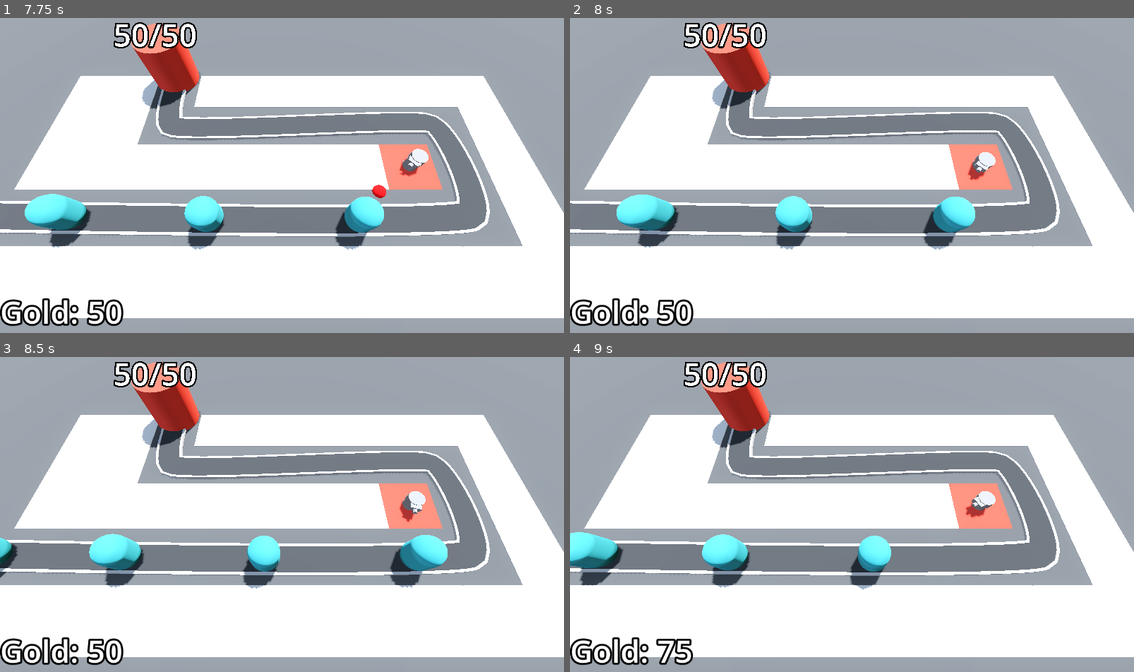
Above: before the commit, frames 1-4 (two rows, left to right).
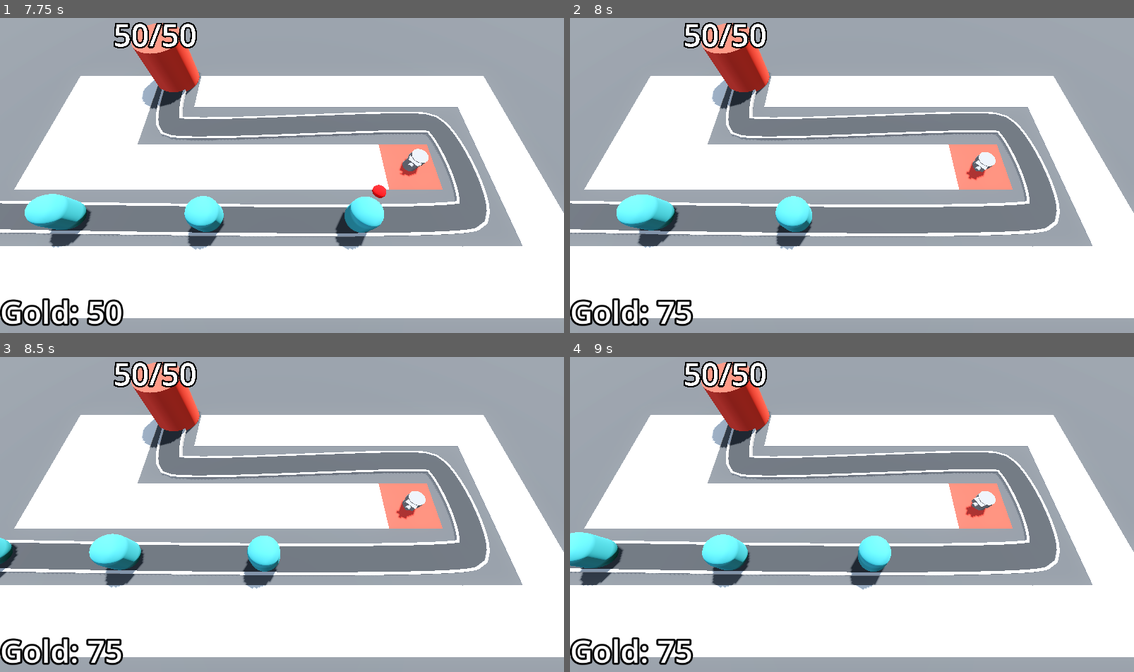
Above: after the commit, the same moments.

Repository: cpurdy-cs/Barbarian-Blaster-Class
Game: Godot game, scene res://base_level.tscn
The game is run twice, just before and just after one commit, with the same random seed, the same clock (stepped at 60 frames per second) and the same inputs.
Inputs (mouse positions are in pixels of both pictures, inside the frame that each line leads up to):
- Up to frame 1 (7.75 s): tap Enter at 0.5, 2 s; move the mouse to (406, 159) at 0.52 s; click (406, 159) at 0.6 s; tap Space at 1.25 s; move the mouse to (169, 191) at 1.27 s; click (169, 191) at 1.35 s; move the mouse to (338, 106) at 2.02 s; click (338, 106) at 2.1 s; move the mouse to (253, 238) at 2.77 s; click (253, 238) at 2.85 s; move the mouse to (451, 222) at 3.52 s; click (451, 222) at 3.6 s; move the mouse to (112, 128) at 4.27 s; click (112, 128) at 4.35 s; move the mouse to (310, 175) at 5.02 s; click (310, 175) at 5.1 s; move the mouse to (197, 93) at 5.77 s; click (197, 93) at 5.85 s; move the mouse to (406, 159) at 6.52 s; click (406, 159) at 6.6 s; move the mouse to (169, 191) at 7.27 s; click (169, 191) at 7.35 s
- Up to frame 2 (8 s): no input
- Up to frame 3 (8.5 s): move the mouse to (338, 445) at 8.02 s; click (338, 445) at 8.1 s
- Up to frame 4 (9 s): move the mouse to (823, 577) at 8.77 s; click (823, 577) at 8.85 s

Frame 1 is identical in both runs. In frame 2, 1.4% of the frame differs, in the area x 15-75%, y 42-98%; in frame 3, 1.5%, in the area x 15-80%, y 42-98%; in frame 4, nothing differs.

Commit message:
add difficulty curves

Diff:
--- a/DifficultyManager/difficulty_manager.gd
+++ b/DifficultyManager/difficulty_manager.gd
@@ -2,6 +2,7 @@
 
 @export var game_length := 30.0
 @export var spawn_time_curve : Curve
+@export var enemy_health_curve : Curve
 @onready var timer: Timer = $Timer
 
 func _ready() -> void:
@@ -15,3 +16,6 @@
 
 func get_spawn_time() -> float:
 	return spawn_time_curve.sample(game_progress_ratio())
+
+func get_enemy_health() -> float:
+	return enemy_health_curve.sample(game_progress_ratio())
--- a/Enemy/enemy_path.gd
+++ b/Enemy/enemy_path.gd
@@ -5,7 +5,9 @@
 @export var difficulty_manager : Node
 func spawn_enemy() -> void:
 	var new_enemy = enemy_scene.instantiate()
+	new_enemy.max_health = difficulty_manager.get_enemy_health()
 	add_child(new_enemy)
+
 	timer.wait_time = difficulty_manager.get_spawn_time()
 
 
--- a/Turret/projectile.tscn
+++ b/Turret/projectile.tscn
@@ -10,17 +10,17 @@
 
 [sub_resource type="SphereShape3D" id="SphereShape3D_3nq0t"]
 
-[node name="Projectile" type="Area3D"]
+[node name="Projectile" type="Area3D" unique_id=1288325904]
 top_level = true
 script = ExtResource("1_sxav3")
 
-[node name="MeshInstance3D" type="MeshInstance3D" parent="."]
+[node name="MeshInstance3D" type="MeshInstance3D" parent="." unique_id=453088384]
 mesh = SubResource("SphereMesh_sxav3")
 
-[node name="CollisionShape3D" type="CollisionShape3D" parent="."]
+[node name="CollisionShape3D" type="CollisionShape3D" parent="." unique_id=1298783251]
 shape = SubResource("SphereShape3D_3nq0t")
 
-[node name="Timer" type="Timer" parent="."]
+[node name="Timer" type="Timer" parent="." unique_id=82561984]
 wait_time = 2.0
 one_shot = true
 autostart = true
--- a/base_level.tscn
+++ b/base_level.tscn
@@ -44,26 +44,31 @@
 outline_size = 16
 outline_color = Color(0, 0, 0, 1)
 
-[node name="BaseLevel" type="Node3D"]
+[sub_resource type="Curve" id="Curve_xjg0i"]
+_limits = [10.0, 150.0, 0.0, 1.0]
+_data = [Vector2(0, 10), 0.0, 140.0, 0, 1, Vector2(1, 150), 140.0, 0.0, 1, 0]
+point_count = 2
 
-[node name="WorldEnvironment" type="WorldEnvironment" parent="."]
+[node name="BaseLevel" type="Node3D" unique_id=1246770981]
+
+[node name="WorldEnvironment" type="WorldEnvironment" parent="." unique_id=504550843]
 environment = SubResource("Environment_5vx1e")
 
-[node name="DirectionalLight3D" type="DirectionalLight3D" parent="."]
+[node name="DirectionalLight3D" type="DirectionalLight3D" parent="." unique_id=654894102]
 transform = Transform3D(-0.8660254, -0.43301278, 0.25, 0, 0.49999997, 0.86602545, -0.50000006, 0.75, -0.43301266, 0, 0, 0)
 shadow_enabled = true
 
-[node name="CSGBox3D" type="CSGBox3D" parent="."]
+[node name="CSGBox3D" type="CSGBox3D" parent="." unique_id=115505283]
 transform = Transform3D(1, 0, 0, 0, 1, 0, 0, 0, 1, 0, -1, 0)
 size = Vector3(100, 2, 100)
 material = SubResource("StandardMaterial3D_bo3yr")
 
-[node name="RayPickerCamera" parent="." node_paths=PackedStringArray("gridmap", "turret_manager") instance=ExtResource("1_3o4py")]
+[node name="RayPickerCamera" parent="." unique_id=742965025 node_paths=PackedStringArray("gridmap", "turret_manager") instance=ExtResource("1_3o4py")]
 transform = Transform3D(1, 0, 0, 0, 0.42261824, 0.9063078, 0, -0.9063078, 0.42261824, 0, 14.5, 9.5)
 gridmap = NodePath("../GridMap")
 turret_manager = NodePath("../TurretManager")
 
-[node name="GridMap" type="GridMap" parent="."]
+[node name="GridMap" type="GridMap" parent="." unique_id=1838165792]
 mesh_library = ExtResource("1_bo3yr")
 cell_size = Vector3(4, 4, 4)
 cell_center_y = false
@@ -72,13 +77,13 @@
 }
 metadata/_editor_floor_ = Vector3(0, 0, 0)
 
-[node name="EnemyPath" type="Path3D" parent="." node_paths=PackedStringArray("difficulty_manager")]
+[node name="EnemyPath" type="Path3D" parent="." unique_id=196923056 node_paths=PackedStringArray("difficulty_manager")]
 curve = SubResource("Curve3D_bo3yr")
 script = ExtResource("3_2elnx")
 enemy_scene = ExtResource("2_5vx1e")
 difficulty_manager = NodePath("../DifficultyManager")
 
-[node name="Road" type="CSGPolygon3D" parent="EnemyPath"]
+[node name="Road" type="CSGPolygon3D" parent="EnemyPath" unique_id=1180133930]
 polygon = PackedVector2Array(-1, 0, -1, 0.2, 1, 0.2, 1, 0)
 mode = 2
 path_node = NodePath("..")
@@ -93,7 +98,7 @@
 path_joined = false
 material = SubResource("StandardMaterial3D_5vx1e")
 
-[node name="LeftEdge" type="CSGPolygon3D" parent="EnemyPath"]
+[node name="LeftEdge" type="CSGPolygon3D" parent="EnemyPath" unique_id=1326112756]
 polygon = PackedVector2Array(-1.1, 0, -1.1, 0.25, -0.9, 0.25, -0.9, 0)
 mode = 2
 path_node = NodePath("..")
@@ -108,7 +113,7 @@
 path_joined = false
 material = SubResource("StandardMaterial3D_eesb3")
 
-[node name="RightEdge" type="CSGPolygon3D" parent="EnemyPath"]
+[node name="RightEdge" type="CSGPolygon3D" parent="EnemyPath" unique_id=515864611]
 polygon = PackedVector2Array(1.1, 0, 1.1, 0.25, 0.9, 0.25, 0.9, 0)
 mode = 2
 path_node = NodePath("..")
@@ -123,20 +128,20 @@
 path_joined = false
 material = SubResource("StandardMaterial3D_eesb3")
 
-[node name="Timer" type="Timer" parent="EnemyPath"]
+[node name="Timer" type="Timer" parent="EnemyPath" unique_id=1193533735]
 wait_time = 2.0
 autostart = true
 
-[node name="Base" parent="." instance=ExtResource("3_eesb3")]
+[node name="Base" parent="." unique_id=1045963960 instance=ExtResource("3_eesb3")]
 transform = Transform3D(1, 0, 0, 0, 1, 0, 0, 0, 1, -10.17345, 0, -7.665709)
 max_health = 50
 
-[node name="TurretManager" type="Node3D" parent="." node_paths=PackedStringArray("enemy_path")]
+[node name="TurretManager" type="Node3D" parent="." unique_id=1423404822 node_paths=PackedStringArray("enemy_path")]
 script = ExtResource("5_ftfrf")
 turret = ExtResource("6_u2wky")
 enemy_path = NodePath("../EnemyPath")
 
-[node name="Bank" type="MarginContainer" parent="." groups=["bank"]]
+[node name="Bank" type="MarginContainer" parent="." unique_id=915212046 groups=["bank"]]
 anchors_preset = 15
 anchor_right = 1.0
 anchor_bottom = 1.0
@@ -145,13 +150,14 @@
 mouse_filter = 2
 script = ExtResource("8_bkkah")
 
-[node name="Label" type="Label" parent="Bank"]
+[node name="Label" type="Label" parent="Bank" unique_id=505344645]
 layout_mode = 2
 size_flags_horizontal = 0
 size_flags_vertical = 8
 text = "Gold: 150"
 label_settings = SubResource("LabelSettings_2elnx")
 
-[node name="DifficultyManager" parent="." instance=ExtResource("9_xjg0i")]
+[node name="DifficultyManager" parent="." unique_id=1047859533 instance=ExtResource("9_xjg0i")]
+enemy_health_curve = SubResource("Curve_xjg0i")
 
 [connection signal="timeout" from="EnemyPath/Timer" to="EnemyPath" method="_on_timer_timeout"]
--- a/project.godot
+++ b/project.godot
@@ -8,11 +8,15 @@
 
 config_version=5
 
+[animation]
+
+compatibility/default_parent_skeleton_in_mesh_instance_3d=true
+
 [application]
 
 config/name="Barbarian Blaster"
 run/main_scene="uid://dtcnxxofouqf8"
-config/features=PackedStringArray("4.5", "Forward Plus")
+config/features=PackedStringArray("4.6", "Forward Plus")
 config/icon="res://icon.svg"
 
 [global_group]
Not shown: 1 places in MeshLibraries/space_library.tres that only renumber resources
Not shown: 1 places in Turret/projectile.tscn that only renumber resources
Not shown: 1 places in base_level.tscn that only renumber resources
